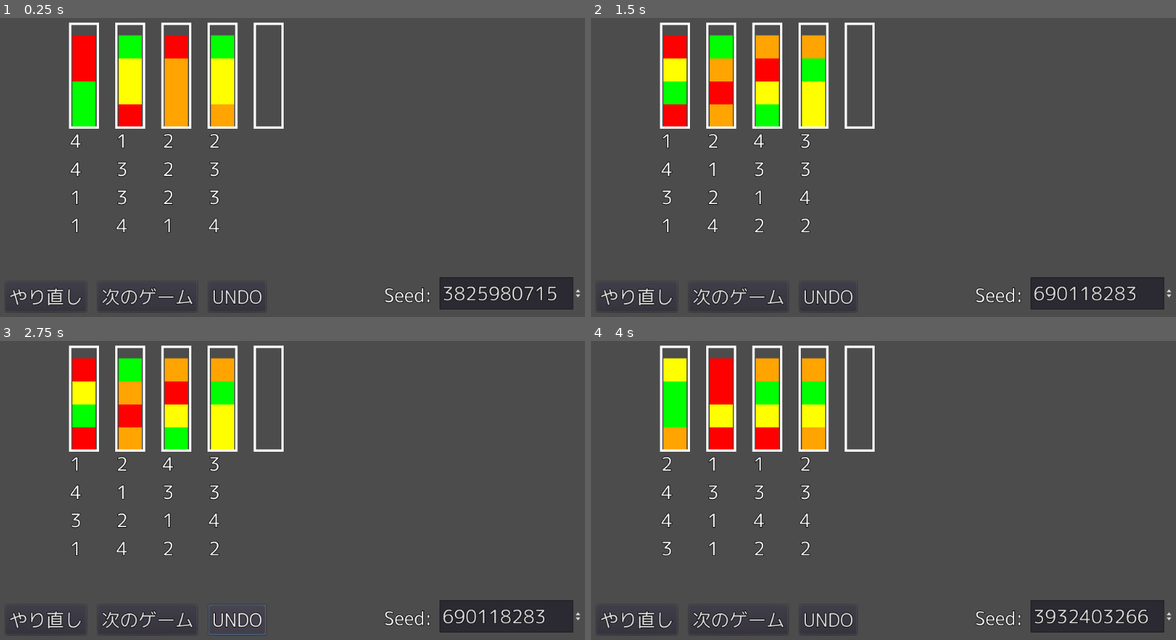
Above: before the commit, frames 1-4 (two rows, left to right).
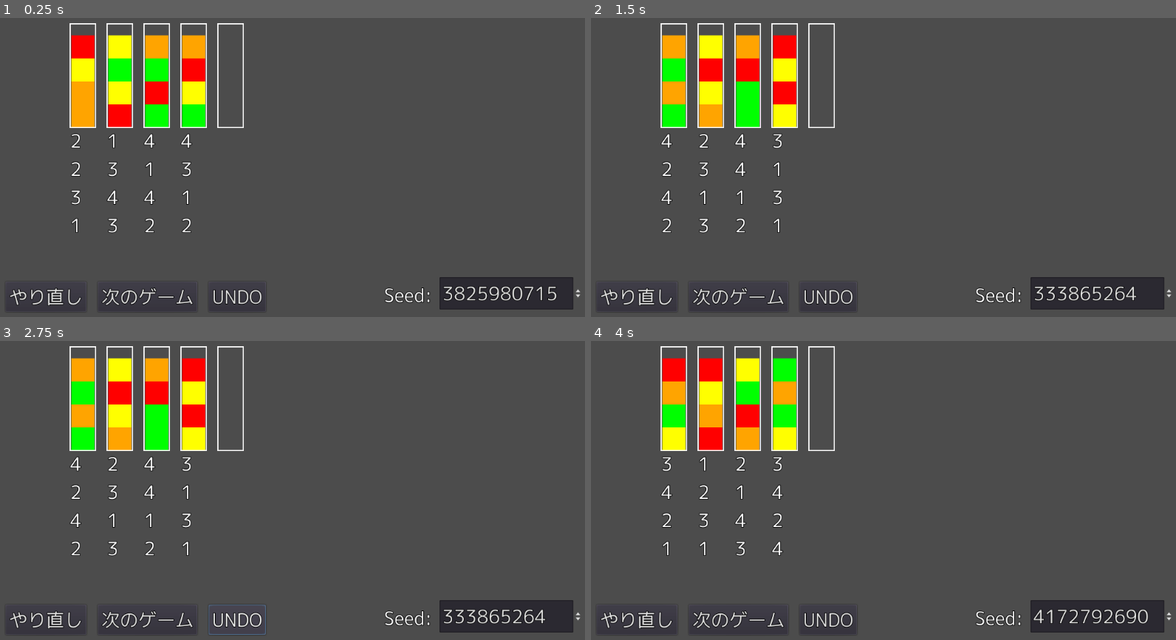
Above: after the commit, the same moments.

Repository: syun77/gd_sortpuzzle
Game: Godot game, scene res://Main.tscn
The game is run twice, just before and just after one commit, with the same random seed, the same clock (stepped at 60 frames per second) and the same inputs.
Inputs:
- Up to frame 1 (0.25 s): no input
- Up to frame 2 (1.5 s): click "やり直し" at 0.5 s; click "次のゲーム" at 1.25 s
- Up to frame 3 (2.75 s): click "UNDO" at 2 s
- Up to frame 4 (4 s): click "やり直し" at 2.75 s; click "次のゲーム" at 3.5 s

The runs differ from the first frame. In frame 1, 9.7% of the frame differs, in the area x 11-49%, y 1-72%; in frame 2, 10%, in the area x 11-94%, y 1-95%; in frame 3, 10%; in frame 4, 10%.

Commit message:
移動演出を実装

Diff:
--- a/Main.gd
+++ b/Main.gd
@@ -40,12 +40,9 @@
 	# シード値を入れる.
 	_spinbox_seed.value = WaterCommon.get_seed()
 
-	WaterLogic.create(4, 1)
-	if WaterLogic.can_resolve():
-		print("[クリア可能]")
-	else:
-		print("[クリア不可能]")
-	ReplayMgr.reset()
+	if _create() == false:
+		_label_caption.visible = true
+		_label_caption.text = "クリア不可能"
 
 	# logicを元にゲームオブジェクトを生成する.
 	for i in range(WaterLogic.count_box()):
@@ -65,6 +62,31 @@
 		_box_list.append(box)
 		add_child(box)
 
+## 生成.
+func _create() -> bool:
+	var ret = false # クリア可能かどうか.
+
+	# リトライ回数.
+	var cnt_retry = 10
+	for _i in range(cnt_retry):
+		# 問題を生成.
+		print("問題を生成:%d"%(_i+1))
+		WaterLogic.create(4, 1)
+		# クリア可能かどうか判定。内部でリプレイデータを使う
+		if WaterLogic.can_resolve():
+			print("[クリア可能]")
+			ret = true
+			break
+		else:
+			print("[クリア不可能]")
+
+		# リプレイをリセット.
+		ReplayMgr.reset()
+
+	# リプレイをリセット.
+	ReplayMgr.reset()
+	return ret
+
 ## 更新.
 func _process(delta: float) -> void:
 	match _state:
@@ -80,6 +102,9 @@
 	if Input.is_action_just_pressed("ui_click"):
 		# 箱の選択.
 		var box_idx = _focus_box()
+		if box_idx == -1:
+			return # 選択位置に何もない.
+
 		var data = ReplayData.new()
 		if WaterLogic.update(box_idx, data):
 			# 入れ替えできたので表示の更新が必要.
--- a/WaterCommon.gd
+++ b/WaterCommon.gd
@@ -5,11 +5,11 @@
 # -----------------------------------------
 const BOX_OFS_X = 128.0
 const BOX_OFS_Y = 64.0
-const BOX_W     = 80.0
+const BOX_W     = 64.0
 # タイル1つあたりのサイズ.
 const TILE_WIDTH = 40.0
 const TILE_HEIGHT = 40.0
-const TILE_MARGIN_X = 4.0
+const TILE_MARGIN_X = 2.0
 const TILE_MARGIN_Y = 20.0
 
 const TILE_IDX_EMPTY = 0 # 空とするタイル番号.
@@ -24,7 +24,7 @@
 	ORANGE,
 	YELLOW,
 	GREEN,
-	LIME,
+	CADETBLUE,
 	AQUA,
 	PURPLE,
 	BLUE,
@@ -59,7 +59,7 @@
 	return px
 
 ## タイルの位置(Y).
-func get_tile_y(idx:int, tile_idx:int) -> float:
+func get_tile_y(idx:int, tile_idx:float) -> float:
 	var py = get_box_top(idx)
 	py += TILE_MARGIN_Y + TILE_HEIGHT * (BOX_CAPACITY_NUM - tile_idx - 1)
 	return py
--- a/WaterTile.gd
+++ b/WaterTile.gd
@@ -8,6 +8,7 @@
 # ---------------------------------
 # consts.
 # ---------------------------------
+const GRAVITY = -5.0
 
 # ---------------------------------
 # vars.
@@ -15,6 +16,8 @@
 var _color = WaterCommon.eColor.RED
 var _box_idx = 0
 var _tile_pos = 0 # タイルの位置.
+var _draw_pos = 0.0 # 描画用のタイルの位置.
+var _velocity_y = 0.0
 
 # ---------------------------------
 # public functions.
@@ -22,6 +25,7 @@
 func setup(box_idx:int, tile_pos:int, color:int) -> void:
 	_box_idx = box_idx
 	_tile_pos = tile_pos
+	_draw_pos = _tile_pos
 	_color = color
 func get_box_idx() -> int:
 	return _box_idx
@@ -31,6 +35,9 @@
 	return _color
 
 func move(box_idx:int, tile_pos:int) -> void:
+	if _box_idx != box_idx or _tile_pos != int(_draw_pos):
+		_draw_pos = 5.0
+		_velocity_y = 0.0 # 速度をリセット.
 	_box_idx = box_idx
 	_tile_pos = tile_pos
 
@@ -50,8 +57,8 @@
 			return Color.yellow
 		WaterCommon.eColor.GREEN:
 			return Color.green
-		WaterCommon.eColor.LIME:
-			return Color.lime
+		WaterCommon.eColor.CADETBLUE:
+			return Color.cadetblue
 		WaterCommon.eColor.AQUA:
 			return Color.aqua
 		WaterCommon.eColor.PURPLE:
@@ -62,12 +69,17 @@
 			return Color.white
 
 ## 更新.
-func _process(delta: float) -> void:
+func _physics_process(delta: float) -> void:
+	_velocity_y += GRAVITY
+	_draw_pos += _velocity_y * delta
+	if _draw_pos < _tile_pos:
+		_draw_pos = _tile_pos
+
 	update()
 
 func _draw() -> void:
 	var color = _get_color()
 	var px = WaterCommon.get_tile_x(_box_idx, _tile_pos)
-	var py = WaterCommon.get_tile_y(_box_idx, _tile_pos)
+	var py = WaterCommon.get_tile_y(_box_idx, _draw_pos)
 	var rect = Rect2(px, py, WaterCommon.TILE_WIDTH, WaterCommon.TILE_HEIGHT)
 	draw_rect(rect, color)
--- a/project.godot
+++ b/project.godot
@@ -42,6 +42,12 @@
 WaterLogic="*res://src/logic/WaterLogic.gd"
 ReplayMgr="*res://src/replay/ReplayMgr.gd"
 
+[global]
+
+stack=false
+std=false
+stdout=false
+
 [gui]
 
 common/drop_mouse_on_gui_input_disabled=true
@@ -54,6 +60,11 @@
  ]
 }
 
+[network]
+
+limits/debugger_stdout/max_chars_per_second=102400
+limits/debugger_stdout/max_messages_per_frame=102400
+
 [physics]
 
 common/enable_pause_aware_picking=true
--- a/src/logic/WaterLogic.gd
+++ b/src/logic/WaterLogic.gd
@@ -4,6 +4,8 @@
 # ソートパズルのロジック.
 # ==============================================
 #class_name WaterLogic
+
+const MAX_DEPTH = 32 # 32手が最大.
 
 ## タイルオブジェクト.
 class MyTile:
@@ -176,7 +178,7 @@
 
 	# 空の容器を作っておく.
 	box_idx += 1
-	for i in range(1):
+	for i in range(empty_cnt):
 		box = MyBox.new()
 		box.setup(box_idx)
 		_box_list.append(box)
@@ -271,6 +273,12 @@
 
 func _can_resolve_sub(box_list, d:ReplayData, depth:int) -> bool:
 	depth += 1
+
+	if depth > MAX_DEPTH:
+		# MAX_DEPTHを超える場合は無効とする
+		ReplayMgr.undo() # クリアできないので1つ戻す.
+		return false
+
 	if _check_swap_box(d.src_box, d.dst_box):
 		# 交換実行.
 		var data = ReplayData.new()
@@ -278,7 +286,7 @@
 		data.dst_box = d.dst_box
 		data.count = _swap_box(d.src_box, d.dst_box)
 		data.tiles = to_tiles()
-		#print(depth, " ", data)
+		print(depth, " ", data)
 
 		var dont_check = false
 		if ReplayMgr.has_same_tiles(data):
